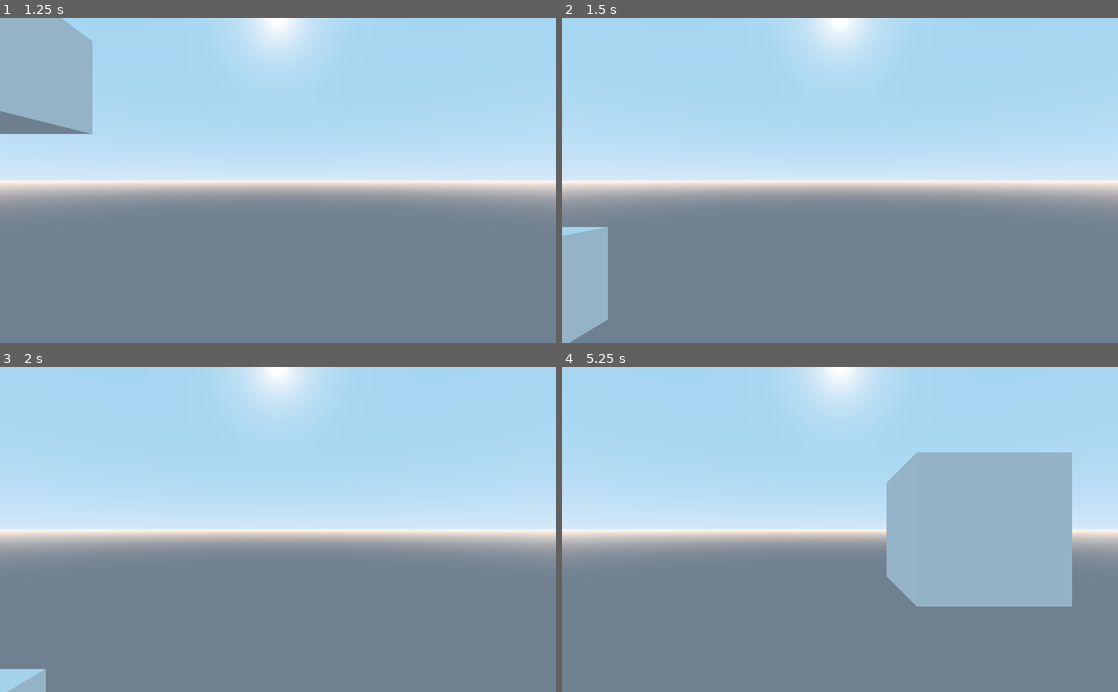
Above: before the commit, frames 1-4 (two rows, left to right).
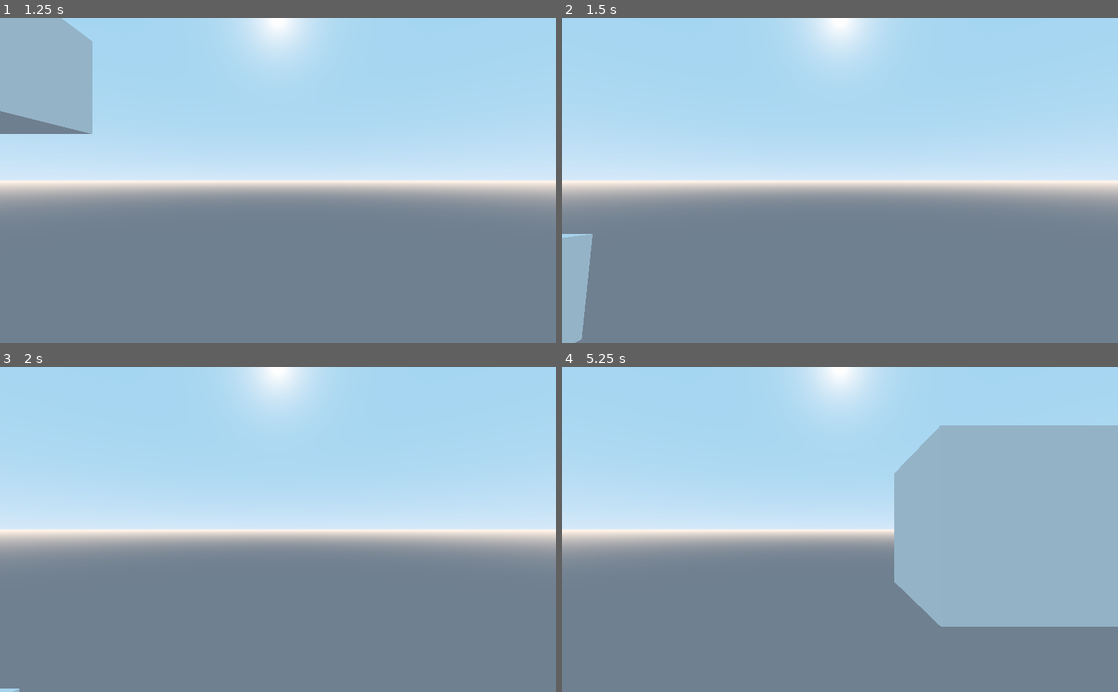
Above: after the commit, the same moments.

Repository: DynamicDevices/artest
Game: Godot game, scene res://Spatial.tscn
Two runs of this game, one before a commit and one after it. Both use one fixed random seed, a clock stepped at 60 frames per second and the inputs below.
Inputs:
- Up to frame 1 (1.25 s): tap Enter at 0.5 s; hold Right (cube_right) from 0.53 s (still down); hold Keypad 6 (cube_rotate_dec_x, bound only after the commit) from 0.53 s (still down); tap Keypad 3 (cube_rotate_dec_y, bound only after the commit) at 0.8 s
- Up to frame 2 (1.5 s): tap C (reset_parameters, bound only after the commit) at 1.25 s; release Right (cube_right) at 1.28 s; release Keypad 6 (cube_rotate_dec_x, bound only after the commit) at 1.28 s; hold Down (cube_down) from 1.28 s (still down); tap Keypad 3 (cube_rotate_dec_y, bound only after the commit) at 1.35 s
- Up to frame 3 (2 s): keep holding Down (cube_down); tap Keypad 5 (cube_rotate_inc_x, bound only after the commit) at 1.55 s
- Up to frame 4 (5.25 s): tap C (reset_parameters, bound only after the commit) at 2, 2.75, 3.5, 4.9 s; release Down (cube_down) at 2.03 s; hold Right (cube_right) 2.03-2.78 s; hold Keypad 5 (cube_rotate_inc_x, bound only after the commit) 2.03-2.78 s; tap Keypad 2 (cube_rotate_inc_y, bound only after the commit) at 2.3, 2.85 s; hold Up (cube_up) 2.78-3.53 s; tap Keypad 0 (cube_rotate_inc_z, bound only after the commit) at 3.05 s; hold Keypad 0 (cube_rotate_inc_z, bound only after the commit) 3.53-4.28 s; hold Left (cube_left) 3.53-5.03 s; tap P (dihedral_dec, bound only after the commit) at 3.8, 4.35 s; tap H (help, bound only after the commit) at 4.15 s; tap O (dihedral_inc, bound only after the commit) at 4.55 s; hold Down (cube_down) from 5.03 s (still down); hold O (dihedral_inc, bound only after the commit) from 5.03 s (still down)

Frame 1 is identical in both runs. In frame 2, 1.3% of the frame differs, in the area x 0-9%, y 64-100%; in frame 3, 0.6%; in frame 4, 9.3%, in the area x 58-100%, y 17-80%.
Error after the commit: Invalid set index 'k1' (on base: 'Nil') with value of type 'Nil'. (res://Spatial.gd:142)

Commit message:
Add code to handle keypresses to rotate cube, change params.
'H' for help.

There's a quick run through here https://youtu.be/i5yKrn0qhmQ

Signed-off-by: Alex J Lennon <ajlennon@dynamicdevices.co.uk>

Diff:
--- a/Spatial.gd
+++ b/Spatial.gd
@@ -2,6 +2,15 @@
 
 var arvrinterface = null
 var arvrinterfacename = "none"
+
+var k1;
+var k2;
+var display_to_lens;
+var display_width;
+var eye_height;
+var iod;
+var oversample;
+var dihedral;
 
 func checkloadinterface(larvrinterfacename):
 	var available_interfaces = ARVRServer.get_interfaces()
@@ -19,6 +28,7 @@
 	if checkloadinterface("Native mobile AR"):
 		print("found nativemobile, initializing")
 		if arvrinterface.initialize():
+
 			var viewport = get_viewport()
 			viewport.arvr = true
 			viewport.render_target_v_flip = false # <---- for your upside down screens
@@ -31,6 +41,16 @@
 			#arvrinterface.iod
 			#arvrinterface.oversample
 
+			# Store parameters for reset function
+			k1 = arvrinterface.k1
+			k2 = arvrinterface.k2
+			display_to_lens = arvrinterface.display_to_lens
+			display_width = arvrinterface.display_width
+			eye_height = arvrinterface.eye_height
+			iod = arvrinterface.iod
+			oversample = arvrinterface.oversample
+			dihedral = arvrinterface.dihedral
+
 func _input(event):
 
 	if Input.is_action_pressed("cube_left"):
@@ -41,6 +61,18 @@
 		$Cube.translate(Vector3(0,1,0))
 	elif Input.is_action_pressed("cube_down"):
 		$Cube.translate(Vector3(0,-1,0))
+	elif Input.is_action_pressed("cube_rotate_inc_x"):
+		$Cube.rotate(Vector3(1,0,0),0.1)
+	elif Input.is_action_pressed("cube_rotate_dec_x"):
+		$Cube.rotate(Vector3(1,0,0),-0.1)
+	elif Input.is_action_pressed("cube_rotate_inc_y"):
+		$Cube.rotate(Vector3(0,1,0),0.1)
+	elif Input.is_action_pressed("cube_rotate_dec_y"):
+		$Cube.rotate(Vector3(0,1,0),-0.1)
+	elif Input.is_action_pressed("cube_rotate_inc_z"):
+		$Cube.rotate(Vector3(0,0,1),0.1)
+	elif Input.is_action_pressed("cube_rotate_dec_z"):
+		$Cube.rotate(Vector3(0,0,1),-0.1)
 
 	elif Input.is_action_pressed("k1_inc"):
 		arvrinterface.k1 += 0.1
@@ -70,3 +102,58 @@
 		arvrinterface.oversample += 0.1
 	elif Input.is_action_pressed("oversample_dec"):
 		arvrinterface.oversample -= 0.1
+	elif Input.is_action_pressed("dihedral_inc"):
+		arvrinterface.dihedral += 0.1
+	elif Input.is_action_pressed("dihedral_dec"):
+		arvrinterface.dihedral -= 0.1
+
+	elif Input.is_action_pressed("help"):
+		print("Keys:")
+		print("		H - this help text")
+		print("		C - reset parameters")
+		print("		V - view parameter values")
+		print("		Left Arrow - move cube left (x)")
+		print("		Right Arrow - move cube right (y)")
+		print("		Up Arrow - move cube up (y)")
+		print("		Down Arrow - move cube down (z)")
+		print("		KP5 - rotate cube inc (x)")
+		print("		KP6 - rotate cube dec (x)")
+		print("		KP2 - rotate cube inc (y)")
+		print("		KP3 - rotate cube dec (y)")
+		print("		KP0 - rotate cube inc (z)")
+		print("		KP. - rotate cube dec (z)")
+		print("		1 - increment k1")
+		print("		2 - decrement k1")
+		print("		3 - increment k2")
+		print("		4 - decrement k2")
+		print("		5 - increment display_to_lens")
+		print("		6 - decrement display_to_lens")
+		print("		7 - increment display_width")
+		print("		8 - decrement display_width")
+		print("		9 - increment eye_heigth")
+		print("		0 - decrement eye_height")
+		print("		Q - increment iod")
+		print("		W - decrement iod")
+		print("		E - increment oversample")
+		print("		R - decrement oversample")
+		print("		O - increment dihedral")
+		print("		P - decrement dihedral")
+	elif Input.is_action_pressed("reset_parameters"):
+			arvrinterface.k1 = k1
+			arvrinterface.k2 = k2
+			arvrinterface.display_to_lens = display_to_lens
+			arvrinterface.display_width = display_width
+			arvrinterface.eye_height = eye_height
+			arvrinterface.iod = iod
+			arvrinterface.oversample = oversample
+			arvrinterface.dihedral = dihedral
+	elif Input.is_action_pressed("view_parameters"):
+			print("Current Parameters:")
+			print("		k1 = " + String(arvrinterface.k1))
+			print("		k2 = " + String(arvrinterface.k2))
+			print("		display_to_lens = " + String(arvrinterface.display_to_lens))
+			print("		display_width = " + String(arvrinterface.display_width))
+			print("		eye_height = " + String(arvrinterface.eye_height))
+			print("		iod = " + String(arvrinterface.iod))
+			print("		oversample = " + String(arvrinterface.oversample))
+			print("		dihedral = " + String(arvrinterface.dihedral))
--- a/project.godot
+++ b/project.godot
@@ -111,6 +111,61 @@
 "events": [ Object(InputEventKey,"resource_local_to_scene":false,"resource_name":"","device":0,"alt":false,"shift":false,"control":false,"meta":false,"command":false,"pressed":false,"scancode":82,"unicode":0,"echo":false,"script":null)
  ]
 }
+dihedral_inc={
+"deadzone": 0.5,
+"events": [ Object(InputEventKey,"resource_local_to_scene":false,"resource_name":"","device":0,"alt":false,"shift":false,"control":false,"meta":false,"command":false,"pressed":false,"scancode":79,"unicode":0,"echo":false,"script":null)
+ ]
+}
+dihedral_dec={
+"deadzone": 0.5,
+"events": [ Object(InputEventKey,"resource_local_to_scene":false,"resource_name":"","device":0,"alt":false,"shift":false,"control":false,"meta":false,"command":false,"pressed":false,"scancode":80,"unicode":0,"echo":false,"script":null)
+ ]
+}
+help={
+"deadzone": 0.5,
+"events": [ Object(InputEventKey,"resource_local_to_scene":false,"resource_name":"","device":0,"alt":false,"shift":false,"control":false,"meta":false,"command":false,"pressed":false,"scancode":72,"unicode":0,"echo":false,"script":null)
+ ]
+}
+reset_parameters={
+"deadzone": 0.5,
+"events": [ Object(InputEventKey,"resource_local_to_scene":false,"resource_name":"","device":0,"alt":false,"shift":false,"control":false,"meta":false,"command":false,"pressed":false,"scancode":67,"unicode":0,"echo":false,"script":null)
+ ]
+}
+view_parameters={
+"deadzone": 0.5,
+"events": [ Object(InputEventKey,"resource_local_to_scene":false,"resource_name":"","device":0,"alt":false,"shift":false,"control":false,"meta":false,"command":false,"pressed":false,"scancode":86,"unicode":0,"echo":false,"script":null)
+ ]
+}
+cube_rotate_inc_x={
+"deadzone": 0.5,
+"events": [ Object(InputEventKey,"resource_local_to_scene":false,"resource_name":"","device":0,"alt":false,"shift":false,"control":false,"meta":false,"command":false,"pressed":false,"scancode":16777355,"unicode":0,"echo":false,"script":null)
+ ]
+}
+cube_rotate_dec_x={
+"deadzone": 0.5,
+"events": [ Object(InputEventKey,"resource_local_to_scene":false,"resource_name":"","device":0,"alt":false,"shift":false,"control":false,"meta":false,"command":false,"pressed":false,"scancode":16777356,"unicode":0,"echo":false,"script":null)
+ ]
+}
+cube_rotate_inc_y={
+"deadzone": 0.5,
+"events": [ Object(InputEventKey,"resource_local_to_scene":false,"resource_name":"","device":0,"alt":false,"shift":false,"control":false,"meta":false,"command":false,"pressed":false,"scancode":16777352,"unicode":0,"echo":false,"script":null)
+ ]
+}
+cube_rotate_dec_y={
+"deadzone": 0.5,
+"events": [ Object(InputEventKey,"resource_local_to_scene":false,"resource_name":"","device":0,"alt":false,"shift":false,"control":false,"meta":false,"command":false,"pressed":false,"scancode":16777353,"unicode":0,"echo":false,"script":null)
+ ]
+}
+cube_rotate_inc_z={
+"deadzone": 0.5,
+"events": [ Object(InputEventKey,"resource_local_to_scene":false,"resource_name":"","device":0,"alt":false,"shift":false,"control":false,"meta":false,"command":false,"pressed":false,"scancode":16777350,"unicode":0,"echo":false,"script":null)
+ ]
+}
+cube_rotate_dec_z={
+"deadzone": 0.5,
+"events": [ Object(InputEventKey,"resource_local_to_scene":false,"resource_name":"","device":0,"alt":false,"shift":false,"control":false,"meta":false,"command":false,"pressed":false,"scancode":16777348,"unicode":0,"echo":false,"script":null)
+ ]
+}
 
 [rendering]
 
